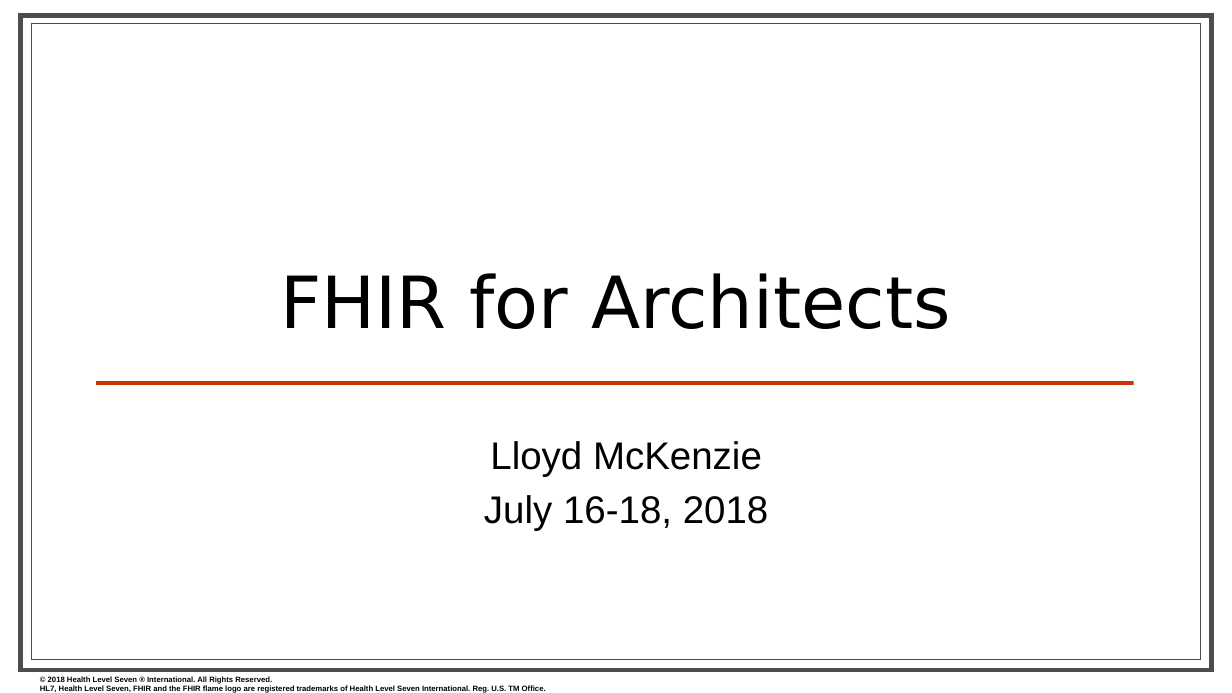
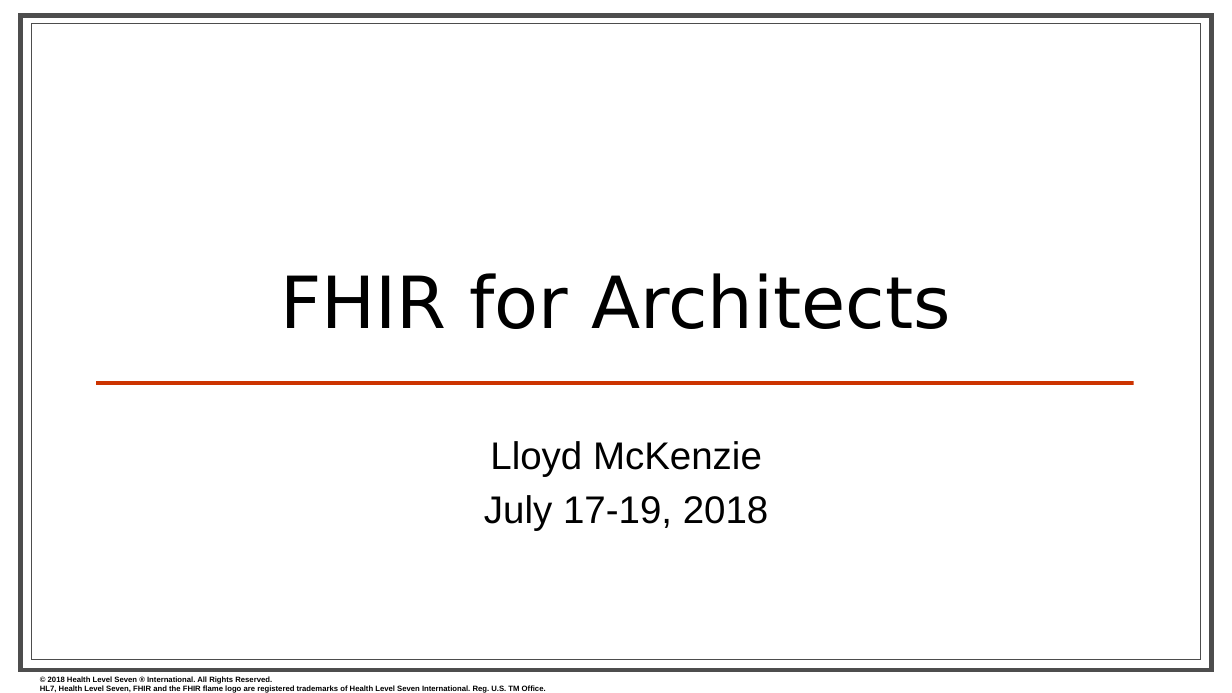
Before and after one commit to FHIR/documents, a slide deck: slide 1 of presentations/2018-07 Webinars/FHIR for Architects.pptx. Drawn at 1232x693 pixels with LibreOffice and Linux fonts; fonts in the diff are those of the drawing; background and template pictures are left out. Boxes give left, top, right and bottom in pixels: in the first picture for what was removed or moved away, otherwise in the second. Text is boxed around its words. In the diff, an @@ line names an element or a change of style, - is before the commit and + after.

Commit message:
Jan FHIR agenda, updates to trackers,

```diff
--- a/presentations/2018-07 Webinars/FHIR for Architects.pptx
+++ b/presentations/2018-07 Webinars/FHIR for Architects.pptx
@@ text at (484, 495, 769, 531): text changed @@
-July 16-18, 2018
+July 17-19, 2018
```
Also in this commit, not shown: 9 other files.
